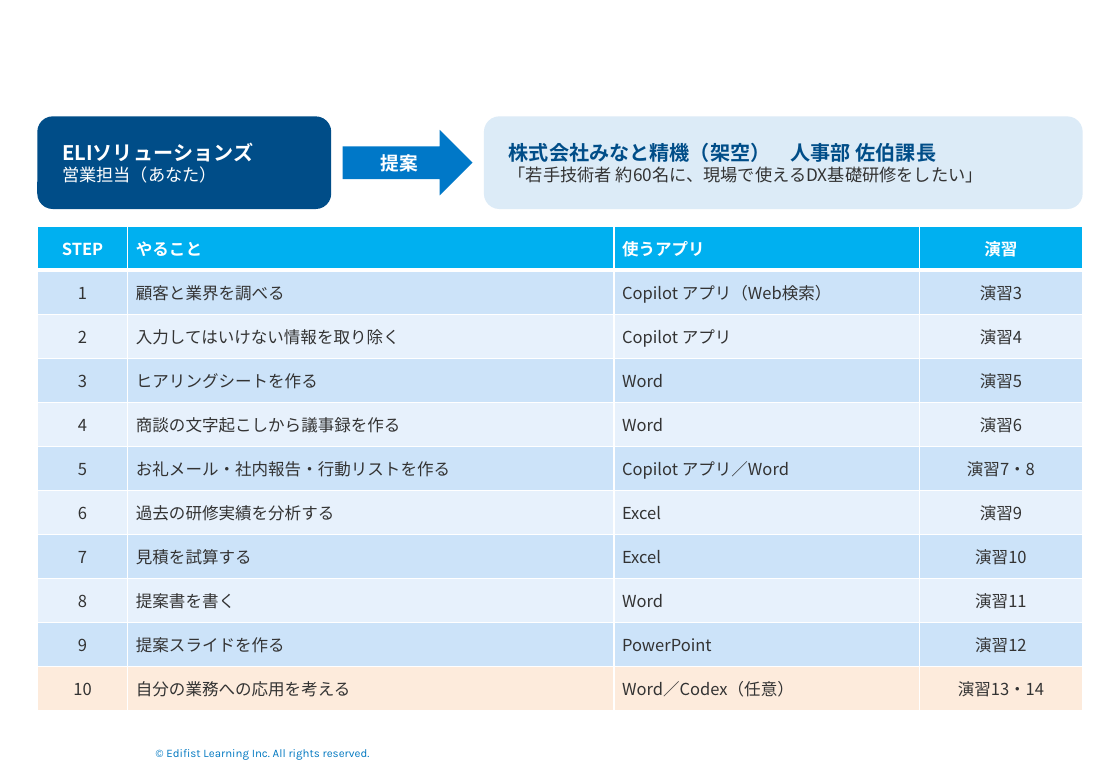
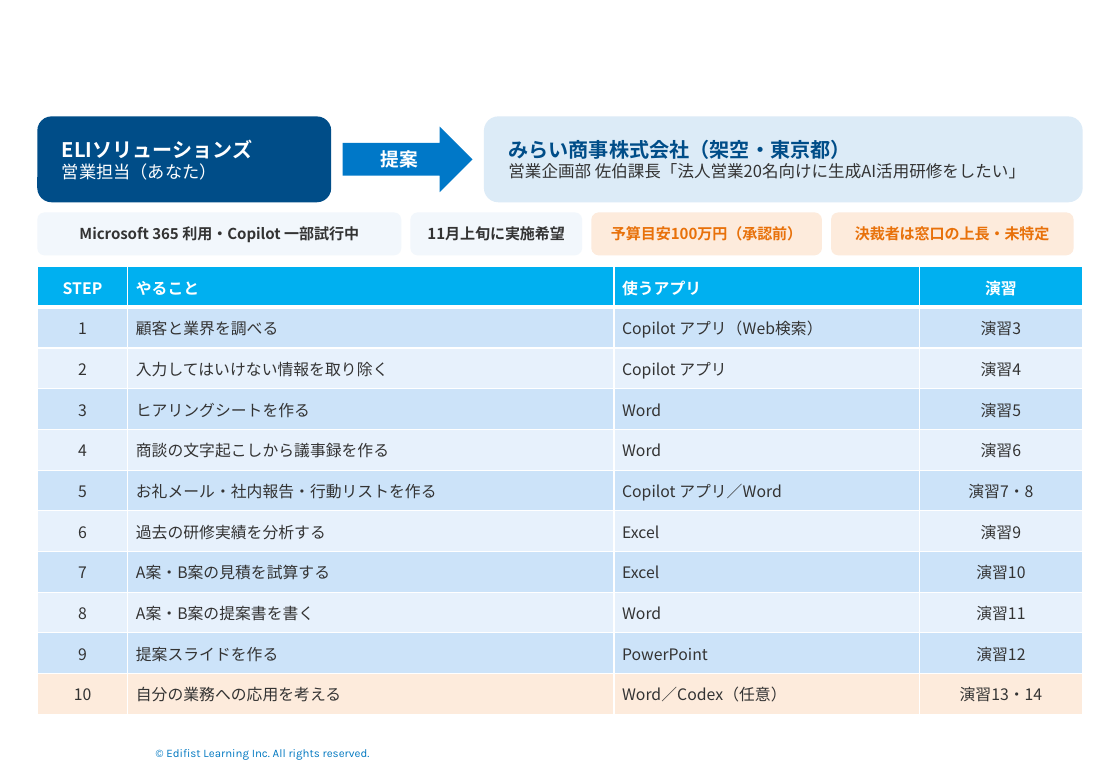
Before and after one commit to Takahashi-eiji-0708/work2026, a slide deck: slide 4 of slides/ソリューション営業のための生成AIセキュア活用実践.pptx. Drawn at 1120x775 pixels with LibreOffice and Linux fonts; fonts in the diff are those of the drawing; background and template pictures are left out. Boxes give left, top, right and bottom in pixels: in the first picture for what was removed or moved away, otherwise in the second. Text is boxed around its words. In the diff, an @@ line names an element or a change of style, - is before the commit and + after.

```diff
--- a/slides/ソリューション営業のための生成AIセキュア活用実践.pptx
+++ b/slides/ソリューション営業のための生成AIセキュア活用実践.pptx
@@ rounded rectangle "ELIソリューションズ": place and size @@
-rounded rectangle "ELIソリューションズ" at bbox=[37, 117, 331, 210]
+rounded rectangle "ELIソリューションズ" at bbox=[37, 117, 331, 203]
@@ rounded rectangle "みらい商事株式会社（架空・東京都）": place and size @@
-rounded rectangle "みらい商事株式会社（架空・東京都）" at bbox=[484, 117, 1083, 210]
+rounded rectangle "みらい商事株式会社（架空・東京都）" at bbox=[484, 117, 1083, 203]
@@ right arrow "提案": place and size @@
-right arrow "提案" at bbox=[342, 130, 473, 195]
+right arrow "提案" at bbox=[342, 126, 473, 191]
@@ text in rounded rectangle at bbox=[508, 140, 1025, 179]: text changed; size 12 to 11.5 pt @@
-株式会社みなと精機（架空） 人事部 佐伯課長
-「若手技術者 約60名に、現場で使えるDX基礎研修をしたい」
+みらい商事株式会社（架空・東京都）
+営業企画部 佐伯課長「法人営業20名向けに生成AI活用研修をしたい」
@@ rounded rectangle added at bbox=[37, 213, 401, 256], fill #F2F7FC, 10.5 pt, text #333333, bold @@
+Microsoft 365 利用・Copilot 一部試行中
@@ rounded rectangle added at bbox=[411, 213, 582, 256], fill #F2F7FC, 10.5 pt, text #333333, bold @@
+11月上旬に実施希望
@@ rounded rectangle added at bbox=[592, 213, 822, 256], fill #FDEBDC, 10.5 pt, text #E8710A, bold @@
+予算目安100万円（承認前）
@@ rounded rectangle added at bbox=[831, 213, 1074, 256], fill #FDEBDC, 10.5 pt, text #E8710A, bold @@
+決裁者は窓口の上長・未特定
@@ table at bbox=[37, 267, 1082, 715] @@
-row 8, column 2: 見積を試算する
+row 8, column 2: A案・B案の見積を試算する
-row 9, column 2: 提案書を書く
+row 9, column 2: A案・B案の提案書を書く
@@ size 11.5 to 11 pt @@
@@ table: place and size @@
-table at bbox=[37, 226, 1082, 712]
+table at bbox=[37, 267, 1082, 715]
```
Also in this commit, not shown: 1 other slide changed, 41 other files.
